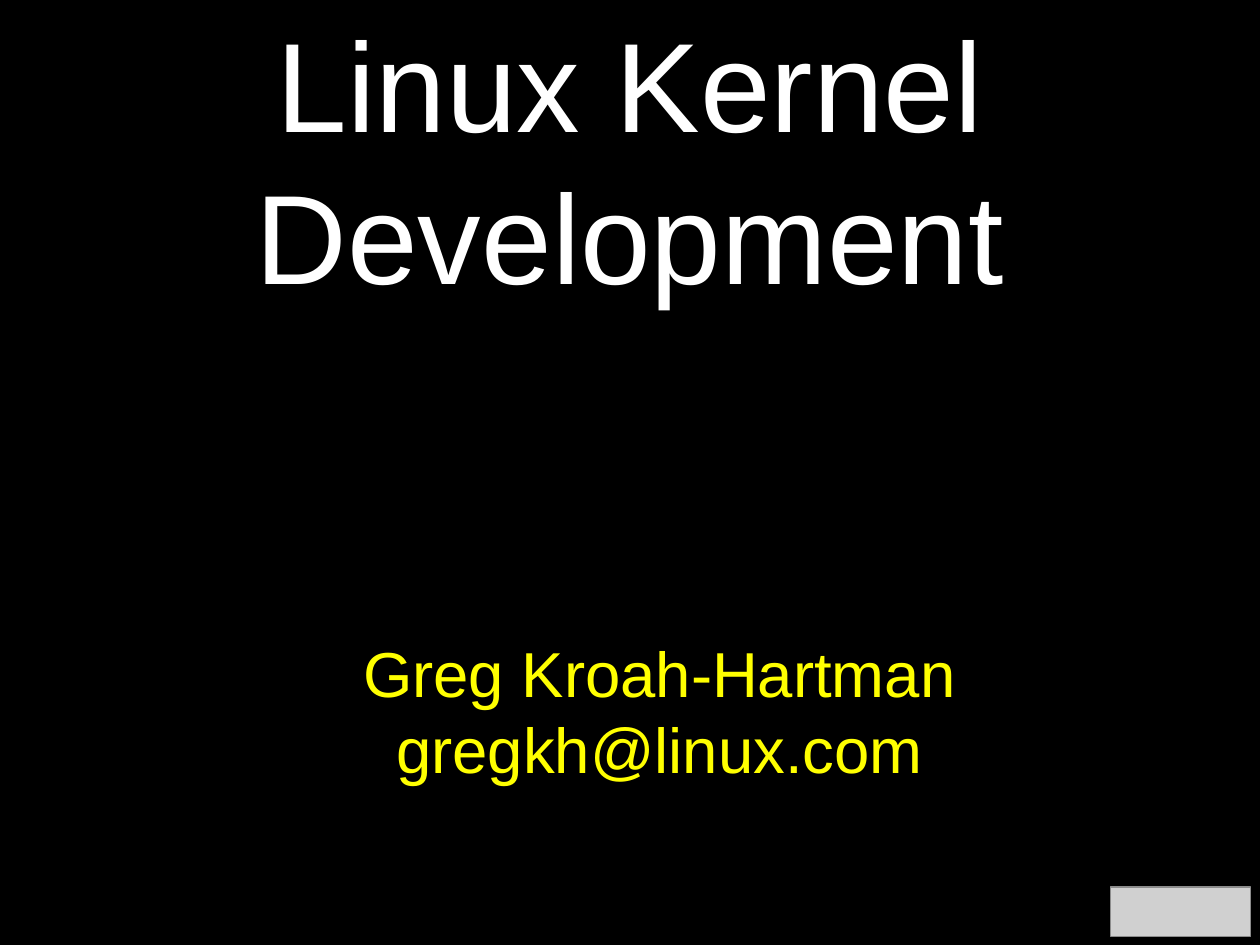
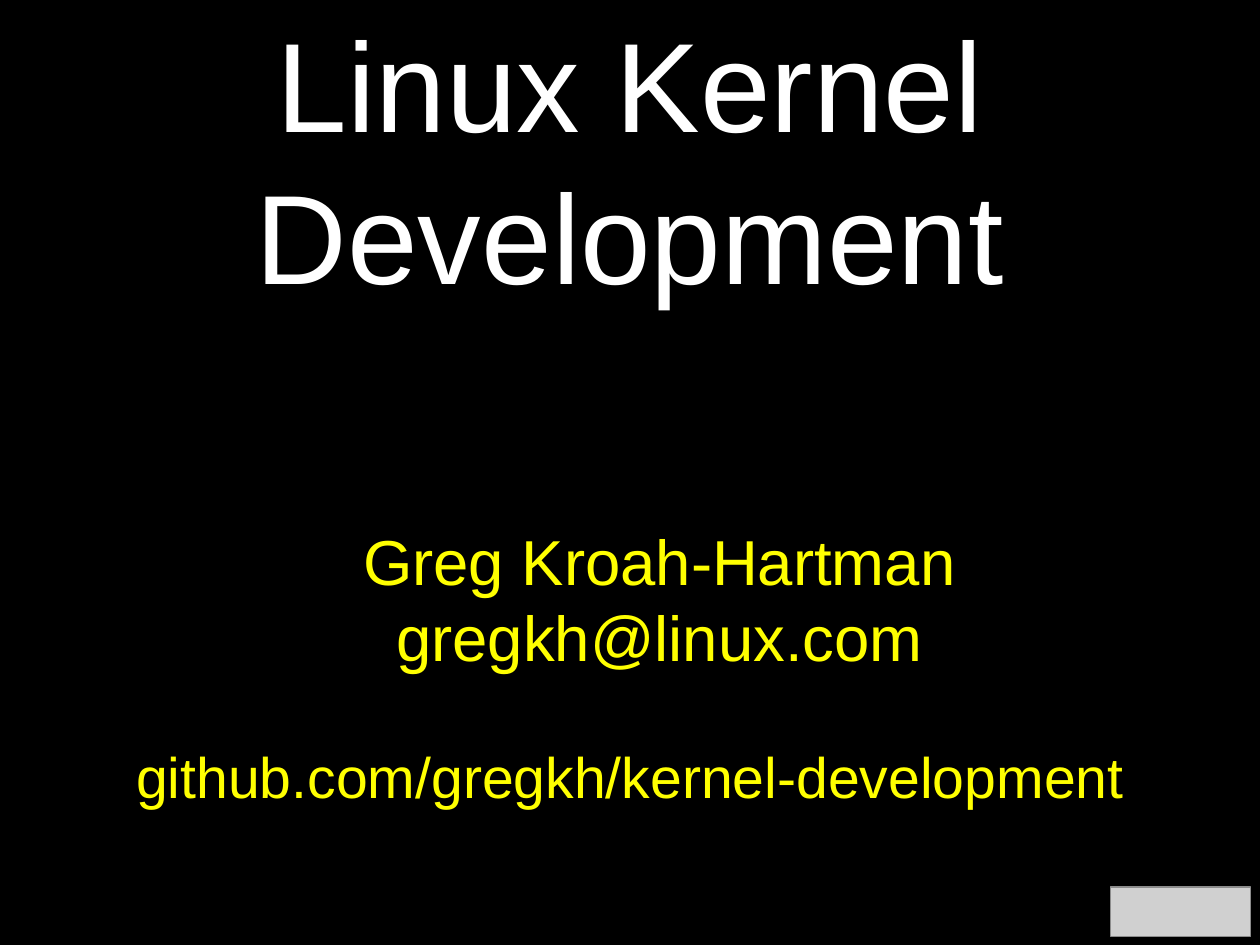
Before and after one commit to gregkh/kernel-development, a slide deck: slide 1 of kernel-development.odp. Drawn at 1260x945 pixels with LibreOffice and Linux fonts; fonts in the diff are those of the drawing; grey boxes stand for pictures. Boxes give left, top, right and bottom in pixels: in the first picture for what was removed or moved away, otherwise in the second. Text is boxed around its words. In the diff, an @@ line names an element or a change of style, - is before the commit and + after.

Commit message:
updated

```diff
--- a/kernel-development.odp
+++ b/kernel-development.odp
@@ text "Greg Kroah-Hartman" moved from (x1=363, y1=651, x2=956, y2=786) to (x1=363, y1=539, x2=956, y2=673) @@
@@ text added at (x1=136, y1=756, x2=1123, y2=809), 36 pt, text #FFFF00 @@
+github.com/gregkh/kernel-development
```
Also in this commit, not shown: 1 slide added, 1 slide removed.
